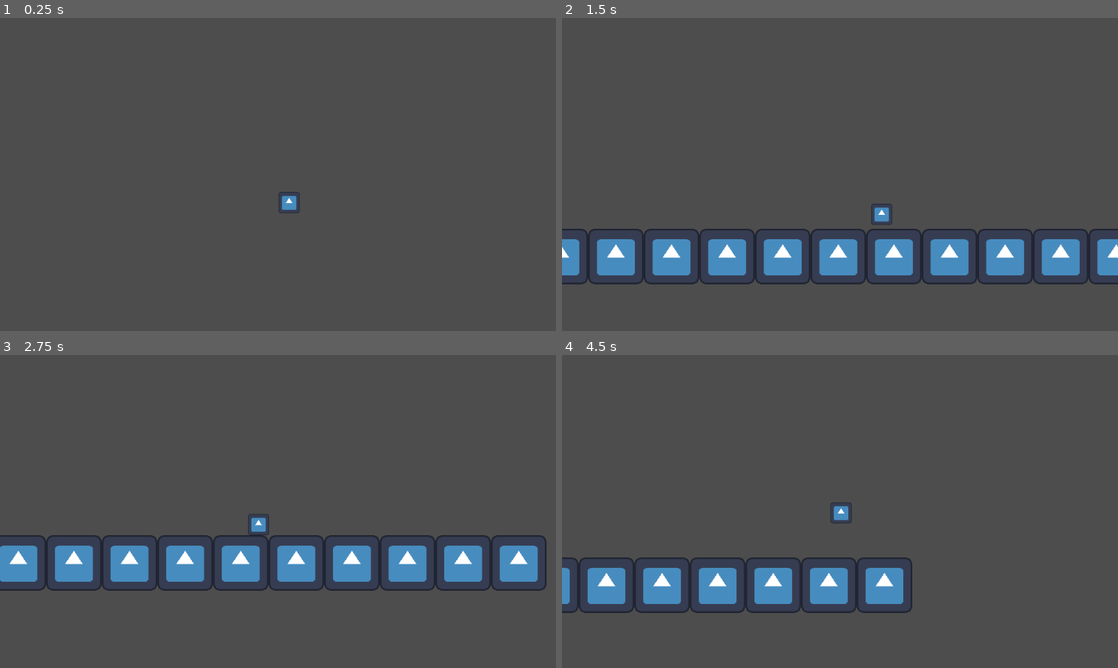
Above: before the commit, frames 1-4 (two rows, left to right).
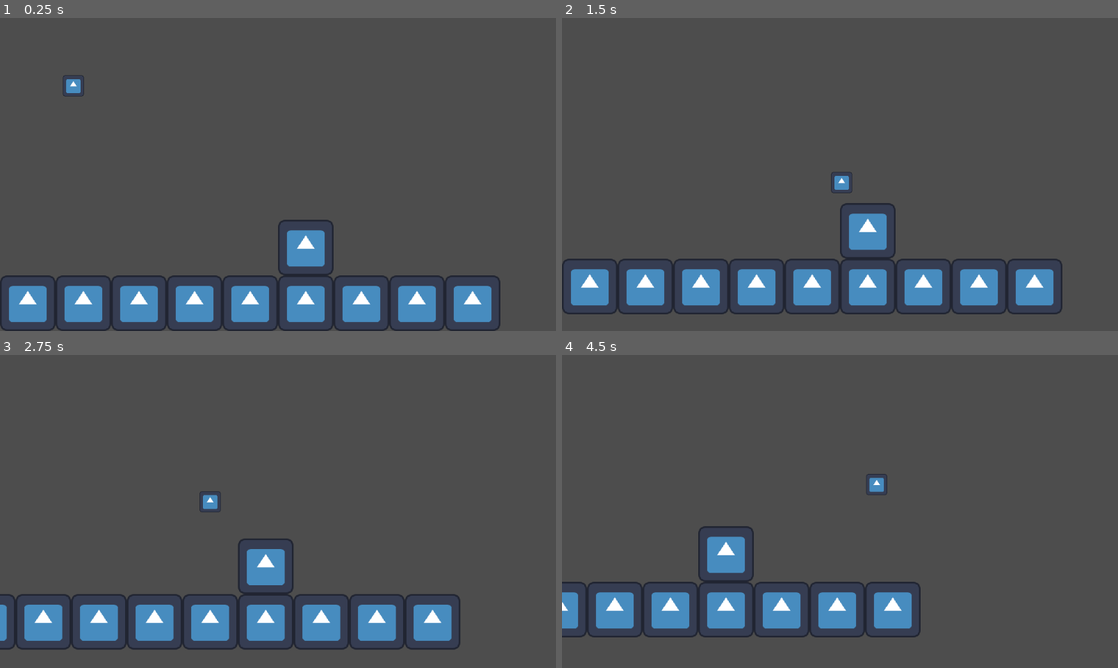
Above: after the commit, the same moments.

Repository: pcb3/neon
Game: Godot game, scene res://scenes/level.tscn
The game is run twice, just before and just after one commit, with the same random seed, the same clock (stepped at 60 frames per second) and the same inputs. The engine's default icon, where the game draws it, is replaced by a stand-in: a white triangle on a blue panel in a dark square.
Inputs:
- Up to frame 1 (0.25 s): no input
- Up to frame 2 (1.5 s): hold D (right) from 0.53 s (still down); tap W (jump) at 0.6, 0.77, 1.07, 1.35 s
- Up to frame 3 (2.75 s): tap W (jump) at 1.52, 1.82, 2.1 s; release D (right) at 2.03 s; hold A (left) from 2.03 s (still down)
- Up to frame 4 (4.5 s): release A (left) at 2.78 s; hold D (right) 2.78-4.28 s; tap W (jump) at 2.85, 3.02, 3.32, 3.6, 3.77, 4.07, 4.35 s; hold A (left) from 4.28 s (still down)

The runs differ from the first frame. In frame 1, 11% of the frame differs, in the area x 0-90%, y 18-100%; in frame 2, 17%; in frame 3, 19%, in the area x 0-99%, y 43-95%; in frame 4, 11%.

Commit message:
add custom gravity

Diff:
--- a/resources/PlayerData.tres
+++ b/resources/PlayerData.tres
@@ -4,11 +4,10 @@
 
 [resource]
 script = ExtResource("1_a77g8")
-speed = 200
+speed = 250
 acceleration = 800
 friction = 1000
-jump_height = 70.0
-jump_time_to_peak = 0.4
-jump_time_to_descent = 0.35
-health = 100
+jump_height = 100.0
+jump_time_to_peak = 0.5
+jump_time_to_descent = 0.4
 metadata/_custom_type_script = "uid://binfqq77dwkf8"
--- a/scenes/level.tscn
+++ b/scenes/level.tscn
@@ -7,7 +7,15 @@
 
 [node name="Camera2D" type="Camera2D" parent="."]
 position = Vector2(72, 24)
+limit_left = 0
+limit_top = 0
+limit_right = 1920
+limit_bottom = 1080
 position_smoothing_enabled = true
+drag_horizontal_enabled = true
+drag_vertical_enabled = true
+drag_vertical_offset = -0.1
+drag_top_margin = 0.15
 
 [node name="Player" parent="." instance=ExtResource("2_w7c3h")]
 position = Vector2(72, 24)
@@ -16,7 +24,7 @@
 remote_path = NodePath("../../Camera2D")
 
 [node name="Block" parent="." instance=ExtResource("2_w8frs")]
-position = Vector2(-192, 296)
+position = Vector2(320, 232)
 
 [node name="Block2" parent="." instance=ExtResource("2_w8frs")]
 position = Vector2(-128, 296)
--- a/scenes/player.tscn
+++ b/scenes/player.tscn
@@ -10,7 +10,6 @@
 collision_layer = 0
 collision_mask = 13
 script = ExtResource("1_g2els")
-fall_gravity = 9.8
 
 [node name="Sprite2D" type="Sprite2D" parent="."]
 scale = Vector2(0.1875, 0.1875)
--- a/scripts/PlayerData.gd
+++ b/scripts/PlayerData.gd
@@ -1,5 +1,4 @@
 extends Resource
-
 class_name PlayerData
 
 @export var speed := 200
@@ -8,4 +7,3 @@
 @export var jump_height := 0.0
 @export var jump_time_to_peak := 0.0
 @export var jump_time_to_descent := 0.0
-@export var health = 0
--- a/scripts/player.gd
+++ b/scripts/player.gd
@@ -1,28 +1,22 @@
+@tool
+class_name Player
 extends CharacterBody2D
 
-var player_data =preload("res://resources/PlayerData.tres")
-
-#@export var move_speed = 200a
-
-#@export var jump_height : float
-#@export var jump_time_to_peak : float
-#@export var jump_time_to_descent : float
+@export var player_data =preload("res://resources/PlayerData.tres")
 
 @onready var jump_velocity : float = ((2.0 * player_data.jump_height) / player_data.jump_time_to_peak) * -1.0
 @onready var jump_gravity : float = ((-2.0 * player_data.jump_height) / (player_data.jump_time_to_peak * player_data.jump_time_to_peak)) * -1.0
-@export var fall_gravity : float = ((-2.0 * player_data.jump_height) / (player_data.jump_time_to_descent * player_data.jump_time_to_descent)) * -1.0
+@onready var fall_gravity : float = ((-2.0 * player_data.jump_height) / (player_data.jump_time_to_descent * player_data.jump_time_to_descent)) * -1.0
 
 func _physics_process(delta: float) -> void:
 	# Add the gravity.
 	if not is_on_floor():
-		velocity += get_gravity() * delta
+		velocity += get_custom_gravity() * delta
 
 	# Handle jump.
 	if Input.is_action_just_pressed("jump") and is_on_floor():
 		velocity.y = jump_velocity
 
-	# Get the input direction and handle the movement/deceleration.
-	# As good practice, you should replace UI actions with custom gameplay actions.
 	var direction := Input.get_axis("left", "right")
 	if direction:
 		velocity.x = direction * player_data.speed
@@ -30,3 +24,10 @@
 		velocity.x = move_toward(velocity.x, 0, player_data.speed)
 
 	move_and_slide()
+
+#func get_gravity():
+	#return jump_gravity if velocity.y < 0.0 else fall_gravity
+#func get_gravity() -> Vector2:
+	#return Vector2(0, jump_gravity) if velocity.y < 0.0 else Vector2(0, fall_gravity)
+func get_custom_gravity() -> Vector2:
+	return Vector2(0, jump_gravity) if velocity.y < 0.0 else Vector2(0, fall_gravity)
